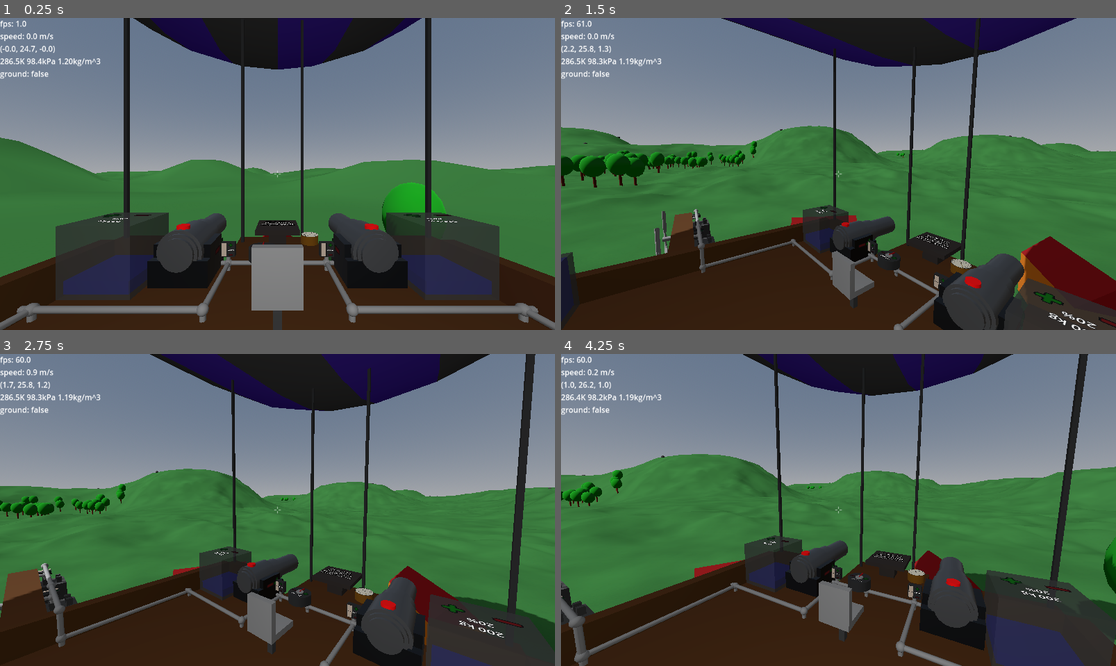
Above: before the commit, frames 1-4 (two rows, left to right).
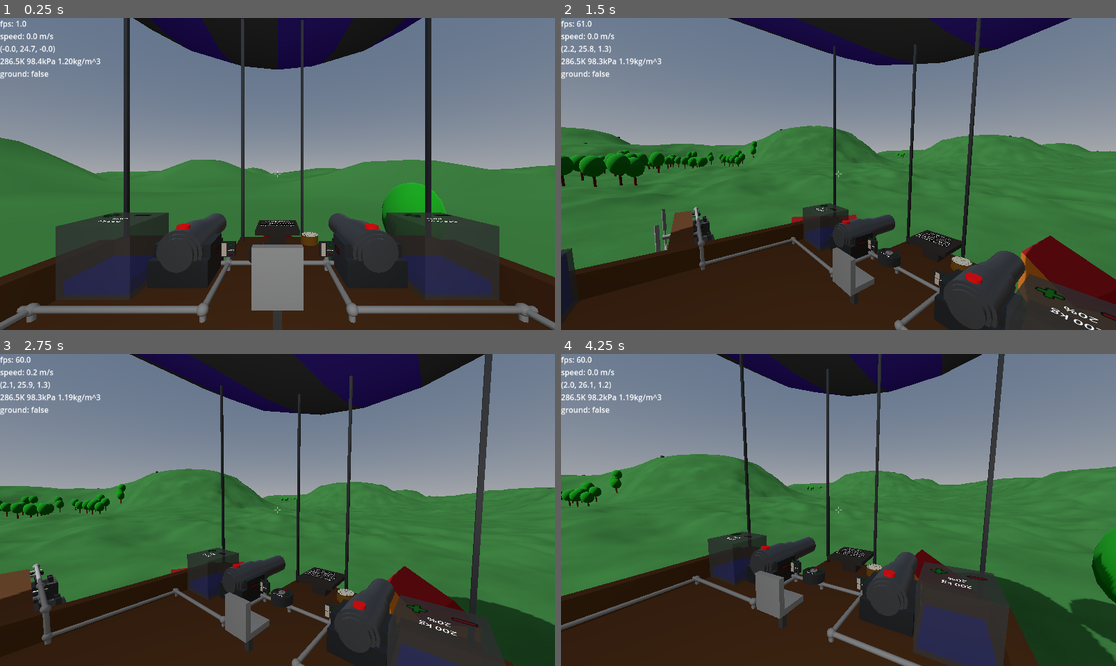
Above: after the commit, the same moments.

Repository: jmdejong/airships
Game: Godot game, scene res://scenes/world.tscn
Same seed, same stepped clock (60 frames per second), same inputs: the game is played once before the commit and once after it.
Inputs (mouse positions are in pixels of both pictures, inside the frame that each line leads up to):
- Up to frame 1 (0.25 s): no input
- Up to frame 2 (1.5 s): move the mouse to (960, 158) at 0.52 s; hold D (right) 0.53-1.28 s; click (960, 158) at 0.6 s; move the mouse to (810, 174) at 1.27 s; hold Space (stand_up) from 1.28 s (still down); tap X (detach) at 1.35 s
- Up to frame 3 (2.75 s): keep holding Space (stand_up); move the mouse to (288, 503) at 2.02 s; tap R (reel_in) at 2.1 s
- Up to frame 4 (4.25 s): keep holding Space (stand_up); move the mouse to (832, 516) at 2.77 s; tap Mouse wheel down (rotate_left) at 2.85 s; click (832, 516) at 2.92 s; move the mouse to (877, 513) at 3.52 s; hold Shift (rotate_pitch) from 3.53 s (still down)

The runs differ from the first frame. In frame 1, 0.2% of the frame differs, in the area x 2-95%, y 0-98%; in frame 2, 4.6%; in frame 3, 17%; in frame 4, 25%, in the area x 0-100%, y 0-100%.

Commit message:
better materials; fix angular damp

Diff:
--- a/code/player.gd
+++ b/code/player.gd
@@ -49,6 +49,23 @@
 			was_on_ground = false
 		if posture == Posture.FlyDebug:
 			gravity_scale = 0
+		if posture == Posture.Sitting:
+			$StandShape.disabled = true
+			$SitShape.disabled = false
+			for child: CollisionShape3D in get_children().filter(func(c: Node): return c is CollisionShape3D):
+				if child.shape is SeparationRayShape3D:
+					child.disabled = true
+			$Head.position.y = 0.7
+			$Lifeline.position.y = 0.1
+		else:
+			$StandShape.disabled = false
+			$SitShape.disabled = true
+			for child: CollisionShape3D in get_children().filter(func(c: Node): return c is CollisionShape3D):
+				if child.shape is SeparationRayShape3D:
+					child.disabled = false
+			$Head.position.y = 1.5
+			$Lifeline.position.y = 0.8
+
 var seat: Seat = null
 var separation_rays: Array[CollisionShape3D] = []
 
@@ -255,23 +272,10 @@
 	posture = Posture.Sitting
 	self.seat = seat
 	global_position = seat.seat_position()
-	$StandShape.disabled = true
-	$SitShape.disabled = false
-	for child: CollisionShape3D in get_children().filter(func(c: Node): return c is CollisionShape3D):
-		if child.shape is SeparationRayShape3D:
-			child.disabled = true
-	$Head.position.y = 0.7
 
 func stand_up() -> void:
 	posture = Posture.Standing
 	seat = null
-	$StandShape.disabled = false
-	$SitShape.disabled = true
-	for child: CollisionShape3D in get_children().filter(func(c: Node): return c is CollisionShape3D):
-		if child.shape is SeparationRayShape3D:
-			child.disabled = false
-	$Head.position.y = 1.5
-	was_on_ground = false
 
 func attach_lifeline(anchor: LifeAnchor) -> void:
 	lifeline.attach(anchor)
--- a/code/status_dashboard.gd
+++ b/code/status_dashboard.gd
@@ -5,9 +5,10 @@
 func _physics_process(delta: float) -> void:
 	var velocity = (global_position - previous_position) / delta
 	previous_position = global_position
-	text = "Altitude: %4.1f m\nAir: %2.2f kg/m^3\nHor speed: %2.2f m/s\nVert speed: %+2.2f m/s" % [
+	text = "Altitude: %4.1f m\nAir: %2.2f kg/m^3\nHor speed: %2.2f m/s\nVert speed: %+2.2f m/s\nAng speed: %+3.1f deg/s" % [
 		global_position.y,
 		Atmosphere.air_density(global_position.y),
 		Vector2(velocity.x, velocity.z).length(),
-		velocity.y
+		velocity.y,
+		get_parent().get_parent().get_parent().get_ship().angular_velocity.y / PI * 180.0
 	]
--- a/materials/metal_barrel.tres
+++ b/materials/metal_barrel.tres
@@ -2,5 +2,6 @@
 
 [resource]
 albedo_color = Color(0.4, 0.4, 0.4, 1)
-metallic = 0.6
-roughness = 0.5
+metallic = 0.7
+metallic_specular = 0.8
+roughness = 0.4
--- a/materials/metal_dark.tres
+++ b/materials/metal_dark.tres
@@ -1,7 +1,7 @@
 [gd_resource type="StandardMaterial3D" format=3 uid="uid://bi5p87x5rqiw6"]
 
 [resource]
-albedo_color = Color(0.133333, 0.133333, 0.133333, 1)
+albedo_color = Color(0.26666668, 0.26666668, 0.26666668, 1)
 metallic = 0.83
 metallic_specular = 1.0
-roughness = 0.4
+roughness = 0.6
--- a/scenes/cannonball.tscn
+++ b/scenes/cannonball.tscn
@@ -1,6 +1,7 @@
 [gd_scene load_steps=5 format=3 uid="uid://dv20ntr61oneb"]
 
 [ext_resource type="Script" uid="uid://162ma0njlfxm" path="res://code/projectile.gd" id="1_77qtm"]
+[ext_resource type="Material" uid="uid://bi5p87x5rqiw6" path="res://materials/metal_dark.tres" id="2_402uy"]
 
 [sub_resource type="SphereShape3D" id="SphereShape3D_srq8n"]
 radius = 0.23
@@ -8,11 +9,6 @@
 [sub_resource type="SphereMesh" id="SphereMesh_srq8n"]
 radius = 0.23
 height = 0.46
-
-[sub_resource type="StandardMaterial3D" id="StandardMaterial3D_dvaps"]
-albedo_color = Color(0.533333, 0.533333, 0.533333, 1)
-metallic = 1.0
-metallic_specular = 1.0
 
 [node name="CannonBall" type="RigidBody3D"]
 mass = 15.0
@@ -27,6 +23,6 @@
 
 [node name="MeshInstance3D" type="MeshInstance3D" parent="."]
 mesh = SubResource("SphereMesh_srq8n")
-surface_material_override/0 = SubResource("StandardMaterial3D_dvaps")
+surface_material_override/0 = ExtResource("2_402uy")
 
 [connection signal="body_shape_entered" from="." to="." method="_on_body_shape_entered"]
--- a/scenes/components/cable8m.tscn
+++ b/scenes/components/cable8m.tscn
@@ -1,16 +1,14 @@
 [gd_scene load_steps=6 format=3 uid="uid://bnh82toixngca"]
 
 [ext_resource type="Script" uid="uid://cv4oa72xgm6qh" path="res://code/components/box_component.gd" id="1_yroly"]
+[ext_resource type="Material" uid="uid://bi5p87x5rqiw6" path="res://materials/metal_dark.tres" id="2_bwuwa"]
 [ext_resource type="PackedScene" uid="uid://c80fsqccc2hnu" path="res://scenes/connection.tscn" id="2_p2b17"]
 
 [sub_resource type="BoxShape3D" id="BoxShape3D_uw4vd"]
 size = Vector3(0.05, 8.1, 0.05)
 
-[sub_resource type="StandardMaterial3D" id="StandardMaterial3D_uw4vd"]
-albedo_color = Color(0.2, 0.2, 0.2, 1)
-
 [sub_resource type="BoxMesh" id="BoxMesh_uw4vd"]
-material = SubResource("StandardMaterial3D_uw4vd")
+material = ExtResource("2_bwuwa")
 size = Vector3(0.063, 8, 0.063)
 
 [node name="Cable8m" type="Node3D"]
--- a/scenes/world.tscn
+++ b/scenes/world.tscn
@@ -46,8 +46,6 @@
 
 [node name="GunBoat" parent="." instance=ExtResource("2_4wyf3")]
 transform = Transform3D(0.5, 0, 0.866025, 0, 1, 0, -0.866025, 0, 0.5, 0, 24, 0)
-angular_damp_mode = 0
-angular_damp = 5.0
 
 [node name="Scout" parent="." instance=ExtResource("4_k0juu")]
 transform = Transform3D(1, 0, 0, 0, 1, 0, 0, 0, 1, -30, 70, 52)
